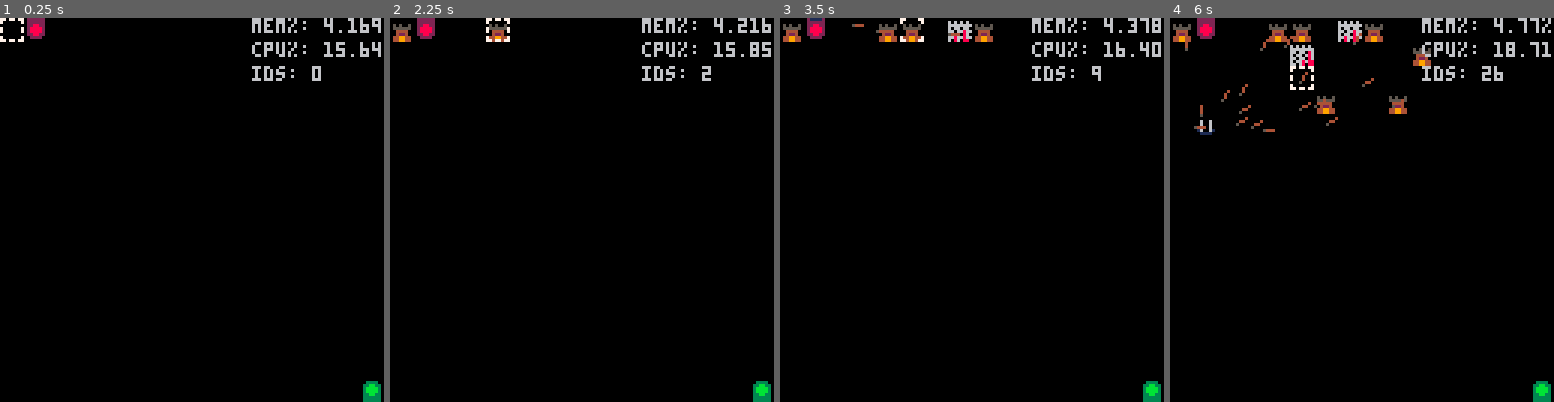
Above: before the commit, frames 1-4 (left to right).
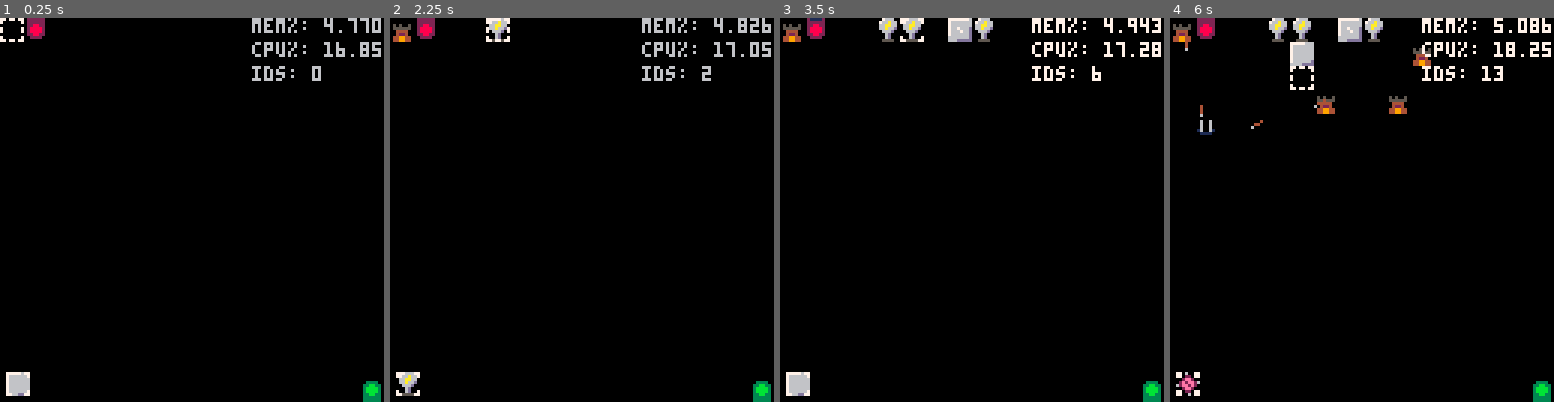
Above: after the commit, the same moments.

Repository: ClaytonKnittel/pico8-test
Game: PICO-8 cartridge clatt.p8
Two runs of this game, one before a commit and one after it. Both use one fixed random seed, a clock stepped at 60 frames per second and the inputs below.
Inputs:
- Up to frame 1 (0.25 s): no input
- Up to frame 2 (2.25 s): tap X (X key) at 0.33, 1.07, 1.85 s; tap O (Z key) at 0.7, 1.7, 2.1 s; hold Right 1.6-2.1 s; hold Up from 2.15 s (still down)
- Up to frame 3 (3.5 s): release Up at 2.42 s; hold Right 2.47-3.03 s; tap O (Z key) at 2.5, 2.9, 3.3 s; tap X (X key) at 2.97 s; hold Left from 3.08 s (still down)
- Up to frame 4 (6 s): release Left at 3.58 s; hold Down 3.63-3.97 s; tap O (Z key) every 0.4 s from 3.7 to 5.7 s; hold Right 4.02-4.68 s; tap X (X key) at 4.08, 5.2 s; hold Up 4.73-5.03 s; hold Left 5.08-5.68 s; hold Down from 5.73 s (still down)

The runs differ from the first frame. In frame 1, 0.6% of the frame differs, in the area x 1-100%, y 0-99%; in frame 2, 0.6%; in frame 3, 2.8%; in frame 4, 3.3%.

Commit message:
pinwheel & lightning (#8)
* AGI

* Commit

* Fix bug 2

* pinwheel wip

* debugged?

* pinwheel

* lightning

* tweak lightning

* tweaks

* new sprites

Diff:
--- a/clatt.p8
+++ b/clatt.p8
@@ -32,7 +32,8 @@
   ENTRANCE = 7,
   ARCHER = 8,
   ARROW = 9,
-  PINWHEEL = 13
+  PINWHEEL = 13,
+  LIGHTNING = 14,
 }
 
 TypeId = {
@@ -45,7 +46,8 @@
   ENEMY_HOLD = 4,
   ARCHER = 5,
   ENEMY = 6,
-  PINWHEEL=7
+  PINWHEEL = 7,
+  LIGHTNING = 8,
 }
 
 selected_tower = TypeId.WALL
@@ -330,7 +332,6 @@
     return result
   end
 
-  -- Not local since it does not capture anything
   function arrow_sprite(dir)
     local flip_x = false
     local flip_y = false
@@ -506,7 +506,6 @@
     return direction
   end
 
-  -- Returns how many tiles the enemy moves per game tick.
   function enemy.speed()
     return 1 / MAX_PROGRESS
   end
@@ -517,11 +516,11 @@
 function MakeArcher(pos)
   local archer = {}
 
-  local range = 10
+  local range = 6
   local fire_rate = 10
   local fire_rate_cooldown = 0
   local frames = 0
-  local espp_rate = 0.15 -- IRS max
+  local espp_rate = 0.15
 
   function archer.update()
     local result = {
@@ -535,7 +534,6 @@
     frames += 1
 
     if fire_rate_cooldown == 0 then
-      -- find target enemy
       local target_enemy = nil
       local target_enemy_distance = 32
       for entity in entity_map.entities() do
@@ -551,7 +549,6 @@
         end
       end
 
-      -- brrrrr
       if target_enemy ~= nil then
         local archer_pos = archer.pos()
 
@@ -597,60 +594,168 @@
   return archer
 end
 
--- function MakePinwheel(pos)
---   local pinwheel = {}
-
---   local range = 10
---   local fire_rate = 5
---   local fire_rate_cooldown = 0
---   local frames = 0
---   local radius = 5
---   local direction_idx = 0
---   local n_directions = 8
-
---   function pinwheel.update()
---     local result = {
---       should_erase = false,
---     }
---     frames += 1
-
---     if fire_rate_cooldown == 0 then
---       -- brrrrr
---       if direction_idx == 0:
---         target_pos = {x=0, y=-1}
-
---       target_pos = pinwheel.pos() + target_pos
-
-
---       local function spawn_arrow()
---         return MakeArrow(pinwheel.pos(), target_enemy.pos())
---       end
---       entity_map.try_spawn(spawn_arrow)
-
---       fire_rate_cooldown = fire_rate
-
---       direction_idx = (direction_idx + 1) % n_directions
---     else
---       fire_rate_cooldown -= 1
---     end
-
---     return result
---   end
-
---   function pinwheel.draw()
---     -- pass
---   end
-
---   function pinwheel.type_id()
---     return TypeId.PINWHEEL
---   end
-
---   function pinwheel.pos()
---     return pos
---   end
-
---   return pinwheel
--- end
+function MakePinwheel(pos)
+  local pinwheel = {}
+
+  local fire_rate_cooldown = 0
+  local frames = 0
+  local range = 2.5
+
+  -- sprinkler mode
+  -- local spin_rate = 150
+  -- local fire_rate = 6
+  -- local n_direction = 4
+
+  -- tic shooter mode
+  local spin_rate = 0
+  local n_directions = 12
+  local fire_rate = 10
+
+
+  function pinwheel.update()
+    local result = {
+      should_erase = false,
+    }
+    if grid.tile(pos) ~= TypeId.PINWHEEL then
+      result.should_erase = true
+      return result
+    end
+
+    frames += 1
+
+    local will_fire = false
+    if fire_rate_cooldown == 0 then
+      for entity in entity_map.entities() do
+        if not will_fire and entity.type_id() == TypeId.ENEMY then
+          local enemy_pos = entity.pos()
+          local enemy_distance = PosMagnitude(PosSub(enemy_pos, pinwheel.pos()))
+          if enemy_distance < range then
+            will_fire = true
+          end
+        end
+      end
+
+      if will_fire then
+        for i = 0, n_directions - 1 do
+          local angle_offset = i / n_directions
+          local spin_angle = (frames % spin_rate) / spin_rate
+          local angle = angle_offset - spin_angle
+
+          local pos_x = cos(angle)
+          local pos_y = sin(angle)
+
+          local offset_pos = { x = range * pos_x, y = range * pos_y }
+          local target_pos = PosAdd(pinwheel.pos(), offset_pos)
+
+          entity_map.spawn(MakeArrow(pinwheel.pos(), target_pos))
+        end
+        fire_rate_cooldown = fire_rate
+      end
+    else
+      fire_rate_cooldown -= 1
+    end
+
+    return result
+  end
+
+  function pinwheel.draw()
+    -- pass
+  end
+
+  function pinwheel.type_id()
+    return TypeId.PINWHEEL
+  end
+
+  function pinwheel.pos()
+    return {
+      x = pos.x + 0.5,
+      y = pos.y + 0.5,
+    }
+  end
+
+  return pinwheel
+end
+
+function MakeLightning(pos)
+  local lightning = {}
+
+  local range = 10
+  local fire_rate = 90
+  local fire_rate_cooldown = 0
+  local firing_length = 4
+  local active_beam_frames = 0
+  local frames = 0
+
+  local target_pixel_pos = { x = 0, y = 0 }
+
+  function lightning.update()
+    local result = {
+      should_erase = false,
+    }
+    if grid.tile(pos) ~= TypeId.LIGHTNING then
+      result.should_erase = true
+      return result
+    end
+
+    frames += 1
+
+    if active_beam_frames > 0 then
+      active_beam_frames -= 1
+    end
+
+    if fire_rate_cooldown == 0 then
+      local target_enemy = nil
+      local target_enemy_distance = 999
+      for entity in entity_map.entities() do
+        if entity.type_id() == TypeId.ENEMY then
+          local enemy_pos = entity.pos()
+          local enemy_distance = PosMagnitude(PosSub(enemy_pos, lightning.pos()))
+          if enemy_distance < range then
+            if enemy_distance < target_enemy_distance then
+              target_enemy_distance = enemy_distance
+              target_enemy = entity
+            end
+          end
+        end
+      end
+
+      if target_enemy != nil then
+        target_pixel_pos.x = target_enemy.pos().x * TILE_WIDTH
+        target_pixel_pos.y = target_enemy.pos().y * TILE_WIDTH
+        active_beam_frames = firing_length
+        fire_rate_cooldown = fire_rate
+      end
+    else
+      fire_rate_cooldown -= 1
+    end
+
+    return result
+  end
+
+  function lightning.draw()
+    if active_beam_frames == 0 then
+      return
+    end
+
+    local start_x = (pos.x + 0.5) * TILE_WIDTH
+    local start_y = (pos.y + 0.5) * TILE_WIDTH
+
+    line(start_x, start_y - 2, target_pixel_pos.x, target_pixel_pos.y, 7)
+  end
+
+  function lightning.type_id()
+    return TypeId.LIGHTNING
+  end
+
+  function lightning.pos()
+    return {
+      x = pos.x + 0.5,
+      y = pos.y + 0.5,
+    }
+  end
+
+  return lightning
+end
 
 function MakeEntityMap()
   entity_map = {}
@@ -770,13 +875,18 @@
 
     if grid_tile_type == TypeId.EMPTY then
       local added = grid.try_set_tile(cursor_pos, selected_tower_type)
-      if added and selected_tower_type == TypeId.ARCHER then
-        -- clone cursor_pos since cursor_pos is mutated:
-        local archer_pos = {
+      if added then
+        local tower_pos = {
           x = cursor_pos.x,
           y = cursor_pos.y,
         }
-        entity_map.spawn(MakeArcher(archer_pos))
+        if selected_tower_type == TypeId.ARCHER then
+          entity_map.spawn(MakeArcher(tower_pos))
+        elseif selected_tower_type == TypeId.PINWHEEL then
+          entity_map.spawn(MakePinwheel(tower_pos))
+        elseif selected_tower_type == TypeId.LIGHTNING then
+          entity_map.spawn(MakeLightning(tower_pos))
+        end
       end
     elseif grid_tile_type == selected_tower_type then
       assert(grid.try_set_tile(cursor_pos, TypeId.EMPTY))
@@ -787,8 +897,11 @@
   if Pressed(BTN_X) then
     if selected_tower == TypeId.WALL then
       selected_tower = TypeId.ARCHER
+    elseif selected_tower == TypeId.ARCHER then
+      selected_tower = TypeId.PINWHEEL
+    elseif selected_tower == TypeId.PINWHEEL then
+      selected_tower = TypeId.LIGHTNING
     else
-      assert(selected_tower == TypeId.ARCHER)
       selected_tower = TypeId.WALL
     end
   end
@@ -814,6 +927,10 @@
         id = TileSpriteId.EXIT
       elseif tile == TypeId.ARCHER then
         id = TileSpriteId.ARCHER
+      elseif tile == TypeId.PINWHEEL then
+        id = TileSpriteId.PINWHEEL
+      elseif tile == TypeId.LIGHTNING then
+        id = TileSpriteId.LIGHTNING
       elseif tile == TypeId.ENEMY_HOLD then
         id = 36
       else
@@ -831,8 +948,6 @@
           assert(dir == nil)
           goto continue
         end
-
-        -- goto continue
       end
 
       if not DEBUG_DISPLAY_DIR_MAP and id >= 32 then
@@ -870,6 +985,22 @@
   print("ids: "..entity_map.num_allocated_ids(), 84, 16)
 end
 
+function DrawSelectedTowerHUD()
+  -- TODO can generate inverse map
+  local type_to_sprite = {
+    [TypeId.WALL] = TileSpriteId.WALL,
+    [TypeId.ARCHER] = TileSpriteId.ARCHER,
+    [TypeId.PINWHEEL] = TileSpriteId.PINWHEEL,
+    [TypeId.LIGHTNING] = TileSpriteId.LIGHTNING
+  }
+
+  local sprite_id = type_to_sprite[selected_tower]
+  if sprite_id then
+    spr(sprite_id, 2, 118)
+    spr(TileSpriteId.CURSOR+1, 2, 118)
+  end
+end
+
 function _update()
   UpdateInput()
   UpdateEntities()
@@ -881,6 +1012,7 @@
   DrawGrid()
   DrawEntities()
   DrawCursor()
+  DrawSelectedTowerHUD()
   DrawDebugStats()
 end
 
@@ -913,21 +1045,22 @@
 
 
 
-…(18 lines of a section not shown)…
+__map__
+0000000000000000000000130000000000000000000000000000000000000000000000000000000000000000000000000000000000000000000000000000000000000000000000000000000000000000000000000000000000000000000000000000000000000000000000000000000000000000000000000000000000000000
+…(17 lines of a section not shown)…
Not shown, changed: 27 lines of the sprite sheet (__gfx__) section of clatt.p8
